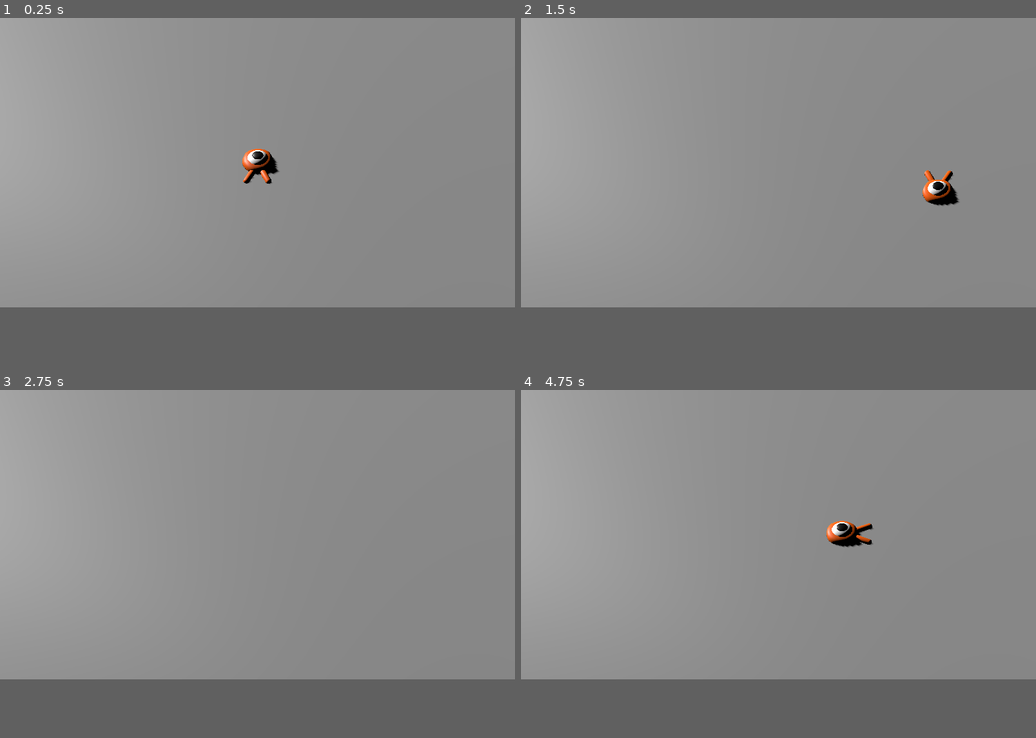
Above: before the commit, frames 1-4 (two rows, left to right).
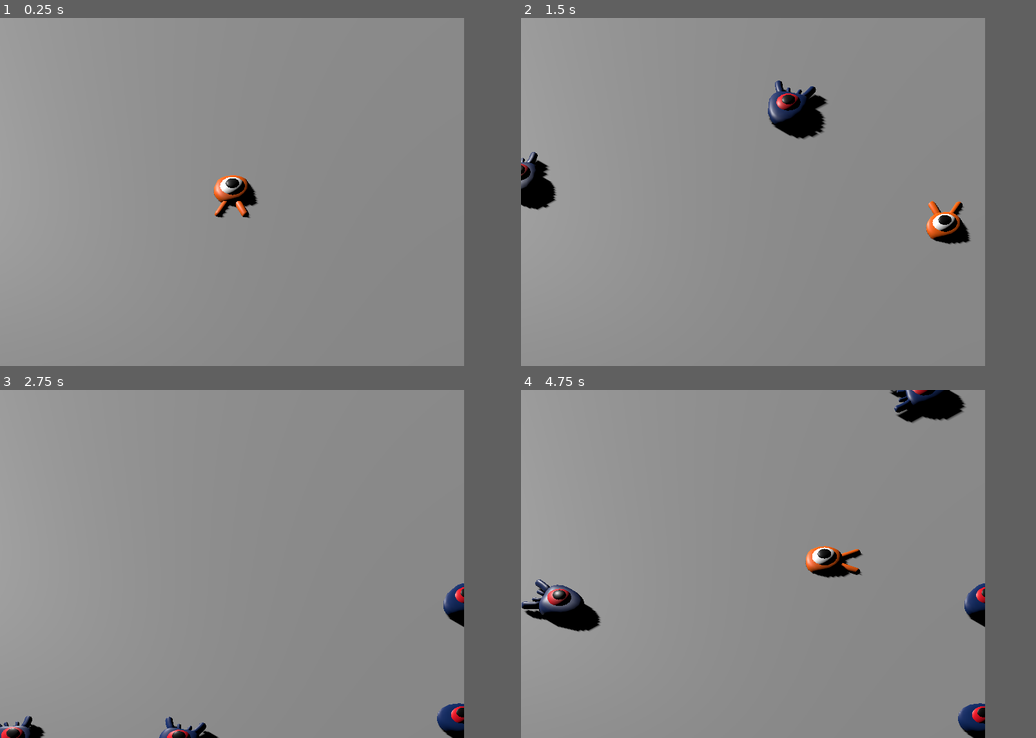
Above: after the commit, the same moments.

Repository: sierrawild/Godot-Games
Game: Godot game, scene res://main.tscn
Two runs of this game, one before a commit and one after it. Both use one fixed random seed, a clock stepped at 60 frames per second and the inputs below. Before the commit the project has no main scene; this scene is started directly in both runs.
Inputs:
- Up to frame 1 (0.25 s): no input
- Up to frame 2 (1.5 s): tap Enter at 0.5 s; hold D (move_right) 0.53-1.28 s; hold S (move_back) from 1.28 s (still down)
- Up to frame 3 (2.75 s): release S (move_back) at 2.03 s; hold D (move_right) from 2.03 s (still down)
- Up to frame 4 (4.75 s): release D (move_right) at 2.78 s; hold W (move_forward) 2.78-3.53 s; hold A (move_left) from 3.53 s (still down)
In our replay, the window is 799x449 before the commit and 720x540 after it. These sizes can differ from the game's own. Grey fills any space a smaller window leaves; there, only what the larger window draws over its background counts as a difference.

The runs differ from the first frame. In frame 1, 1.2% of the frame differs, in the area x 41-55%, y 37-58%; in frame 2, 3.3%; in frame 3, 1.5%; in frame 4, 4.3%, in the area x 0-91%, y 0-100%.

Commit message:
jumping and squashing monsters next

Diff:
--- /dev/null
+++ b/3d_squash_the_creeps/main.gd
@@ -0,0 +1,23 @@
+extends Node
+
+@export var mob_scene: PackedScene
+
+# Called when the node enters the scene tree for the first time.
+func _ready() -> void:
+	pass # Replace with function body.
+
+
+# Called every frame. 'delta' is the elapsed time since the previous frame.
+func _process(delta: float) -> void:
+	pass
+
+
+func _on_mob_timer_timeout() -> void:
+	var mob = mob_scene.instantiate()
+	var mob_spawn_location = get_node("SpawnPath/SpawnLocation")
+	mob_spawn_location.progress_ratio = randf()
+
+	var player_position = $Player.position
+	mob.initialize(mob_spawn_location.position, player_position)
+
+	add_child(mob)
--- a/3d_squash_the_creeps/main.tscn
+++ b/3d_squash_the_creeps/main.tscn
@@ -1,6 +1,8 @@
 [gd_scene format=3 uid="uid://2wap0283yk0r"]
 
+[ext_resource type="Script" uid="uid://cc8n3086pvl18" path="res://main.gd" id="1_h2yge"]
 [ext_resource type="PackedScene" uid="uid://ceuu150fmggvr" path="res://player.tscn" id="1_ig7tw"]
+[ext_resource type="PackedScene" uid="uid://defdm2qdva75q" path="res://mob.tscn" id="2_1bvp3"]
 
 [sub_resource type="BoxShape3D" id="BoxShape3D_7dm0k"]
 size = Vector3(60, 2, 60)
@@ -8,7 +10,23 @@
 [sub_resource type="BoxMesh" id="BoxMesh_ig7tw"]
 size = Vector3(60, 2, 60)
 
+[sub_resource type="StandardMaterial3D" id="StandardMaterial3D_lquwl"]
+albedo_color = Color(2.8524544, 0.48946694, 4.540302, 1)
+
+[sub_resource type="CylinderMesh" id="CylinderMesh_7mycd"]
+material = SubResource("StandardMaterial3D_lquwl")
+
+[sub_resource type="Curve3D" id="Curve3D_272bh"]
+closed = true
+_data = {
+"points": PackedVector3Array(0, 0, 0, 0, 0, 0, -13.456242, 0, -13.858729, 0, 0, 0, 0, 0, 0, 13.435928, 0, -13.958515, 0, 0, 0, 0, 0, 0, 13.635498, 0, 15.12893, 0, 0, 0, 0, 0, 0, -13.605919, 0, 14.879467),
+"tilts": PackedFloat32Array(0, 0, 0, 0)
+}
+point_count = 4
+
 [node name="Main" type="Node" unique_id=484907831]
+script = ExtResource("1_h2yge")
+mob_scene = ExtResource("2_1bvp3")
 
 [node name="Ground" type="StaticBody3D" parent="." unique_id=971528349]
 transform = Transform3D(1, 0, 0, 0, 1, 0, 0, 0, 1, 0, -1, 0)
@@ -35,3 +53,34 @@
 projection = 1
 size = 19.0
 far = 100.0
+
+[node name="Helping cilinders" type="Node3D" parent="." unique_id=1125678975]
+visible = false
+
+[node name="MeshInstance3D" type="MeshInstance3D" parent="Helping cilinders" unique_id=1603464643]
+transform = Transform3D(1, 0, 0, 0, 1, 0, 0, 0, 1, -13.535103, 0, -14)
+mesh = SubResource("CylinderMesh_7mycd")
+
+[node name="MeshInstance3D2" type="MeshInstance3D" parent="Helping cilinders" unique_id=2131695515]
+transform = Transform3D(1, 0, 0, 0, 1, 0, 0, 0, 1, 13.464897, 0, -14)
+mesh = SubResource("CylinderMesh_7mycd")
+
+[node name="MeshInstance3D3" type="MeshInstance3D" parent="Helping cilinders" unique_id=1154983124]
+transform = Transform3D(1, 0, 0, 0, 1, 0, 0, 0, 1, -13.535103, 0, 14.821166)
+mesh = SubResource("CylinderMesh_7mycd")
+
+[node name="MeshInstance3D4" type="MeshInstance3D" parent="Helping cilinders" unique_id=588508624]
+transform = Transform3D(1, 0, 0, 0, 1, 0, 0, 0, 1, 13.464897, 0, 14.821166)
+mesh = SubResource("CylinderMesh_7mycd")
+
+[node name="SpawnPath" type="Path3D" parent="." unique_id=650856045]
+curve = SubResource("Curve3D_272bh")
+
+[node name="SpawnLocation" type="PathFollow3D" parent="SpawnPath" unique_id=430179170]
+transform = Transform3D(0.003710337, 0, -0.99999315, 0, 1, 0, 0.99999315, 0, 0.003710337, -13.456242, 0, -13.858729)
+
+[node name="MobTimer" type="Timer" parent="." unique_id=1913336426]
+wait_time = 0.5
+autostart = true
+
+[connection signal="timeout" from="MobTimer" to="." method="_on_mob_timer_timeout"]
--- /dev/null
+++ b/3d_squash_the_creeps/mob.gd
@@ -0,0 +1,18 @@
+extends CharacterBody3D
+
+@export var min_speed = 10
+@export var max_speed = 18
+
+func _physics_process(delta: float) -> void:
+	move_and_slide()
+
+func initialize(start_position, player_position):
+	look_at_from_position(start_position, player_position, Vector3.UP)
+	rotate_y(randf_range(-PI / 4, PI / 4))
+
+	var random_speed = randf_range(min_speed, max_speed)
+	velocity = Vector3.FORWARD * random_speed
+	velocity = velocity.rotated(Vector3.UP, rotation.y)
+
+func _on_visible_on_screen_notifier_3d_screen_exited() -> void:
+	queue_free()
--- /dev/null
+++ b/3d_squash_the_creeps/mob.tscn
@@ -0,0 +1,24 @@
+[gd_scene format=3 uid="uid://defdm2qdva75q"]
+
+[ext_resource type="PackedScene" uid="uid://bicorb7we351t" path="res://art/mob.glb" id="1_dy6sc"]
+[ext_resource type="Script" uid="uid://c5wp01kn08qxe" path="res://mob.gd" id="1_nokgg"]
+
+[sub_resource type="BoxShape3D" id="BoxShape3D_ubaqv"]
+size = Vector3(1.4509277, 0.95874023, 2.0614014)
+
+[node name="Mob" type="CharacterBody3D" unique_id=949195097]
+script = ExtResource("1_nokgg")
+
+[node name="Pivot" type="Node3D" parent="." unique_id=1310324562]
+
+[node name="Character" parent="Pivot" unique_id=128895244 instance=ExtResource("1_dy6sc")]
+
+[node name="CollisionShape3D" type="CollisionShape3D" parent="." unique_id=302717641]
+transform = Transform3D(1, 0, 0, 0, 1, 0, 0, 0, 1, 0, 0.26672363, -0.112854004)
+shape = SubResource("BoxShape3D_ubaqv")
+
+[node name="VisibleOnScreenNotifier3D" type="VisibleOnScreenNotifier3D" parent="." unique_id=527371475]
+transform = Transform3D(1, 0, 0, 0, 1, 0, 0, 0, 1, 0, 0.370636, 0.24316406)
+aabb = AABB(-1.2606285, -0.76166844, -1.7729658, 2.521257, 1.5233369, 3.5459316)
+
+[connection signal="screen_exited" from="VisibleOnScreenNotifier3D" to="." method="_on_visible_on_screen_notifier_3d_screen_exited"]
--- a/3d_squash_the_creeps/project.godot
+++ b/3d_squash_the_creeps/project.godot
@@ -16,8 +16,14 @@
 
 config/name="Squash the Creeps (3D)"
 config/description="In this game, your goal is to chase and kick out the creeps!"
+run/main_scene="uid://2wap0283yk0r"
 config/features=PackedStringArray("4.6")
 config/icon="res://icon.webp"
+
+[display]
+
+window/size/viewport_width=720
+window/size/viewport_height=540
 
 [filesystem]
 
Not shown, added: 3d_squash_the_creeps/main.gd.uid
Not shown, added: 3d_squash_the_creeps/mob.gd.uid
